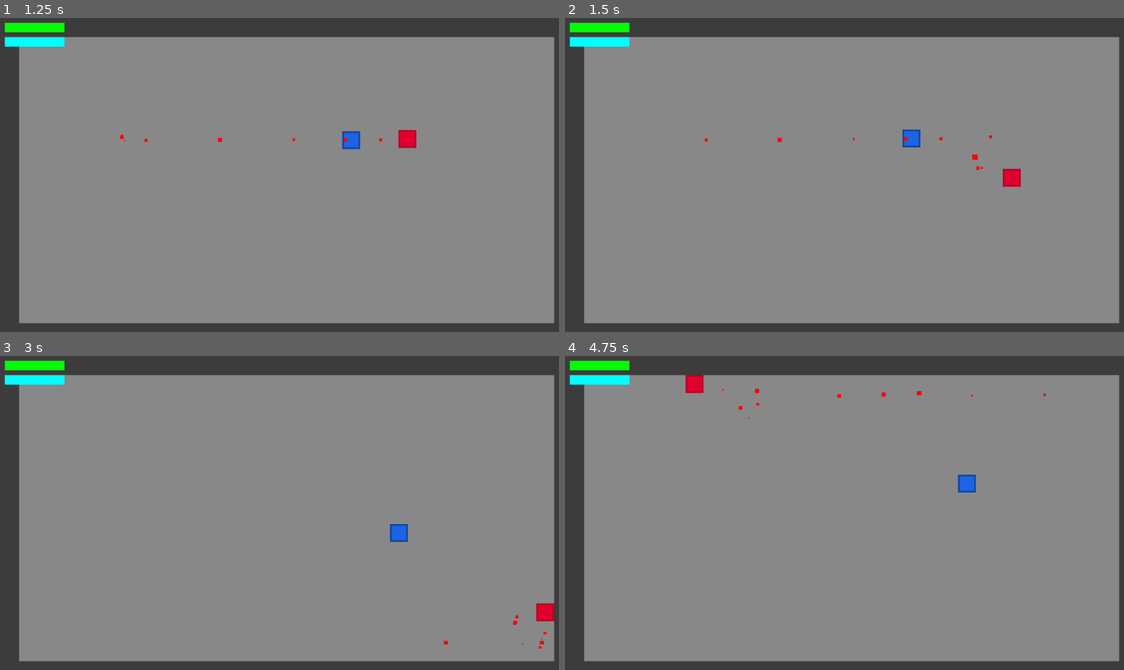
Above: before the commit, frames 1-4 (two rows, left to right).
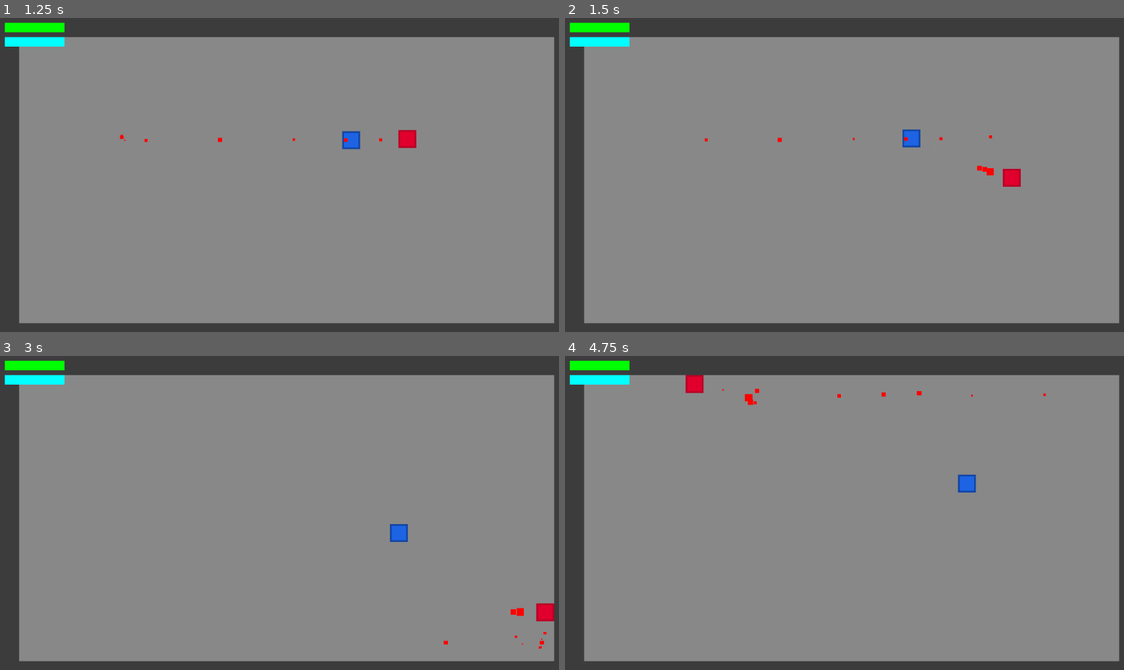
Above: after the commit, the same moments.

Repository: DeanBolte/MageEngine
Game: Godot game, scene res://levels/sample.tscn
Same seed, same stepped clock (60 frames per second), same inputs: the game is played once before the commit and once after it.
Inputs (mouse positions are in pixels of both pictures, inside the frame that each line leads up to):
- Up to frame 1 (1.25 s): tap Enter at 0.5 s; move the mouse to (413, 162) at 0.52 s; hold D (move_right) from 0.53 s (still down); tap Space (move_dodge) at 0.6 s
- Up to frame 2 (1.5 s): move the mouse to (738, 193) at 1.27 s; release D (move_right) at 1.28 s; hold S (move_down) from 1.28 s (still down); click (738, 193) at 1.35 s
- Up to frame 3 (3 s): move the mouse to (346, 447) at 2.02 s; release S (move_down) at 2.03 s; hold D (move_right) 2.03-2.78 s; tap Space (move_dodge) at 2.1 s; move the mouse to (257, 582) at 2.77 s; hold W (move_up) from 2.78 s (still down); click (257, 582) at 2.85 s
- Up to frame 4 (4.75 s): move the mouse to (1023, 566) at 3.52 s; release W (move_up) at 3.53 s; hold A (move_left) from 3.53 s (still down); tap Space (move_dodge) at 3.6 s; move the mouse to (682, 469) at 4.27 s; click (682, 469) at 4.35 s

Frame 1 is identical in both runs. In frame 2, less than 0.1% of the frame differs, in the area x 72-77%, y 43-51%; in frame 3, less than 0.1%; in frame 4, less than 0.1%.

Commit message:
completed basic spell architecture

Diff:
--- a/player/spells/common/book.gd
+++ b/player/spells/common/book.gd
@@ -1,15 +1,31 @@
 class_name Book
 extends Node2D
+
+@export var cooldownTimer: Timer
 
 var _spell_scene: Resource
 var _spell_state: SpellStates
 var _is_active: bool
+var _is_chanting: bool
+var _is_casting: bool
 var _aim_direction: Vector2
 var _spell_position: Vector2
+var _chant_timer: float
 
 var _spawn_offset: float
 
 enum SpellStates { CHANTING, CASTING, COOLDOWN }
+
+func _process(delta: float) -> void:
+	# fire throwing / summoning fireball
+	_is_chanting = _is_active && cooldownTimer.is_stopped() && _chant_timer > 0
+	_is_casting = _is_active && cooldownTimer.is_stopped() && _chant_timer <= 0
+
+	# not in cooldown state
+	if cooldownTimer.is_stopped():
+		_chanting(delta)
+		if _chant_timer <= 0:
+			_casting(delta)
 
 func _spawn():
 	var spell: Spell = _spell_scene.instantiate()
@@ -17,6 +33,11 @@
 	spell.direction = _aim_direction
 	get_parent().get_parent().get_node("Spells").add_child(spell)
 
+func _chanting(delta: float) -> void:
+	return
+
+func _casting(delta: float) -> void:
+	return
 
 # Getters and Setters
 func get_spell_scene():
--- a/player/spells/common/spell.gd
+++ b/player/spells/common/spell.gd
@@ -1,2 +1,8 @@
 class_name Spell
 extends CharacterBody2D
+
+@export var BASE_DAMAGE := 2.0
+
+
+func get_base_damage():
+	return BASE_DAMAGE
--- a/player/spells/fireball/fireball_book.gd
+++ b/player/spells/fireball/fireball_book.gd
@@ -1,37 +1,34 @@
 class_name FireBallBook
 extends Book
 
-@onready var CollisionShape := $FireSpellHitBox/CollisionShape2D
-@onready var BaseParticleEffect := $BaseParticleEffect
-@onready var ActiveParticleEffect := $ActiveParticleEffect
+@onready var collisionShape := $FireSpellHitBox/CollisionShape2D
+@onready var baseParticleEffect := $BaseParticleEffect
+@onready var activeParticleEffect := $ActiveParticleEffect
 
-@export var FIREBALL_SPAWN_SECONDS := 20.0
+@export var FIREBALL_SPAWN_SECONDS := 2.0
 @export var FIREBALL_COOLDOWN_SECONDS := 2.0
 @export var FIREBALL_SPAWN_DISTANCE := 30
-
-var _fireball_cooldown := 0.0
-var _fireball_spawn_timer := FIREBALL_SPAWN_SECONDS
 
 func _ready() -> void:
 	_spell_scene = preload("res://player/spells/fireball/fireball_spell.tscn")
 
-func _process(delta: float) -> void:
-	# fire throwing / summoning fireball
-	CollisionShape.disabled = !_is_active || _fireball_cooldown > 0
-	BaseParticleEffect.emitting = CollisionShape.disabled
-	ActiveParticleEffect.emitting = _is_active && _fireball_cooldown <= 0
+	_chant_timer = FIREBALL_SPAWN_SECONDS
 
-	if _fireball_cooldown <= 0:
-		if _is_active:
-			_fireball_spawn_timer -= delta
-		else:
-			# if spell stops being active before end of timer restart timer
-			_fireball_spawn_timer = FIREBALL_SPAWN_SECONDS
+func _physics_process(delta: float) -> void:
+	collisionShape.disabled = !_is_chanting
+	baseParticleEffect.emitting = !_is_chanting
+	activeParticleEffect.emitting = _is_chanting
 
-		if _fireball_spawn_timer <= 0:
-			# if spell key is released and timer is over spawn fireball
-			_fireball_cooldown = FIREBALL_COOLDOWN_SECONDS
-			_fireball_spawn_timer = FIREBALL_SPAWN_SECONDS
-			_spawn()
+func _chanting(delta: float) -> void:
+	# spell no longer active
+	if !_is_active:
+		# if spell stops being active before end of timer restart timer
+		_chant_timer = FIREBALL_SPAWN_SECONDS
 	else:
-		_fireball_cooldown -= delta
+		# spell is active
+		_chant_timer -= delta
+
+func _casting(delta: float) -> void:
+	cooldownTimer.start(FIREBALL_COOLDOWN_SECONDS)
+	_chant_timer = FIREBALL_SPAWN_SECONDS
+	_spawn()
--- a/player/spells/fireball/fireball_book.tscn
+++ b/player/spells/fireball/fireball_book.tscn
@@ -30,8 +30,9 @@
 scale_max = 0.8
 turbulence_enabled = true
 
-[node name="FireBallBook" type="Node2D"]
+[node name="FireBallBook" type="Node2D" node_paths=PackedStringArray("cooldownTimer")]
 script = ExtResource("1_uvymd")
+cooldownTimer = NodePath("CooldownTimer")
 
 [node name="FireSpellHitBox" type="Area2D" parent="."]
 position = Vector2(0, -40)
@@ -54,3 +55,7 @@
 process_material = SubResource("ParticleProcessMaterial_s80ib")
 texture = ExtResource("2_g4rry")
 lifetime = 0.4
+
+[node name="CooldownTimer" type="Timer" parent="."]
+one_shot = true
+autostart = true
--- a/player/spells/fireball/fireball_spell.gd
+++ b/player/spells/fireball/fireball_spell.gd
@@ -1,50 +1,43 @@
 class_name FireBallSpell
 extends Spell
 
-@onready var BaseParticleEffect := $BaseParticleEffect
-@onready var ExplosionParticleEffect := $ExplosionParticleEffect
-@onready var ExplosionArea := $ExplosionArea
+@onready var baseParticleEffect := $BaseParticleEffect
+@onready var explosionParticleEffect := $ExplosionParticleEffect
+@onready var explosionArea := $ExplosionArea
+@onready var decayTimer: Timer = $DecayTimer
 
 @export var BASE_VELOCITY := 50.0
 @export var DECAY_TIME := 3.0
-@export var BASE_DAMAGE := 2.0
 
 var direction: Vector2
-var decay_timer := DECAY_TIME
 var _exploding: bool = false
 
 func _ready():
-	BaseParticleEffect.emitting = true
+	BASE_DAMAGE = 2
+
+	decayTimer.start(DECAY_TIME)
+	baseParticleEffect.emitting = true
 
 func _physics_process(delta: float) -> void:
 	if not _exploding:
 		_move()
 		var collided := move_and_slide()
 
-		# decay
-		_decay(delta)
-		if collided || decay_timer <= 0:
+		if collided || decayTimer.is_stopped():
 			kill()
 	else:
 		_death()
-
-func _decay(delta: float) -> void:
-	if decay_timer > 0:
-		decay_timer -= delta
 
 func _move() -> void:
 	velocity = direction.normalized() * BASE_VELOCITY
 
 func _death() -> void:
-	if ExplosionParticleEffect and not ExplosionParticleEffect.is_emitting():
+	if explosionParticleEffect and not explosionParticleEffect.is_emitting():
 		queue_free()
 
 
 func kill() -> void:
 	_exploding = true
-	BaseParticleEffect.emitting = false
-	ExplosionParticleEffect.emitting = true
-	ExplosionArea.activate()
-
-func get_base_damage():
-	return BASE_DAMAGE
+	baseParticleEffect.emitting = false
+	explosionParticleEffect.emitting = true
+	explosionArea.activate()
--- a/player/spells/fireball/fireball_spell.tscn
+++ b/player/spells/fireball/fireball_spell.tscn
@@ -70,3 +70,5 @@
 
 [node name="CollisionShape2D" type="CollisionShape2D" parent="ExplosionArea"]
 shape = SubResource("CircleShape2D_nhfrl")
+
+[node name="DecayTimer" type="Timer" parent="."]
--- a/player/spells/fireball_explosion_area.gd
+++ b/player/spells/fireball_explosion_area.gd
@@ -1,9 +1,9 @@
 extends Area2D
 
 @onready var CollisionShape: CollisionShape2D = $CollisionShape2D
+
 func _ready() -> void:
 	CollisionShape.disabled = true
 
 func activate() -> void:
-	print("actvated")
 	CollisionShape.disabled = false
--- a/player/spells/spell_system.gd
+++ b/player/spells/spell_system.gd
@@ -28,8 +28,6 @@
 
 	if mouse_motion:
 		_aim_direction = (mouse_motion.global_position - player.global_position).normalized()
-
-
 
 func _process(delta: float) -> void:
 	_player_input()
